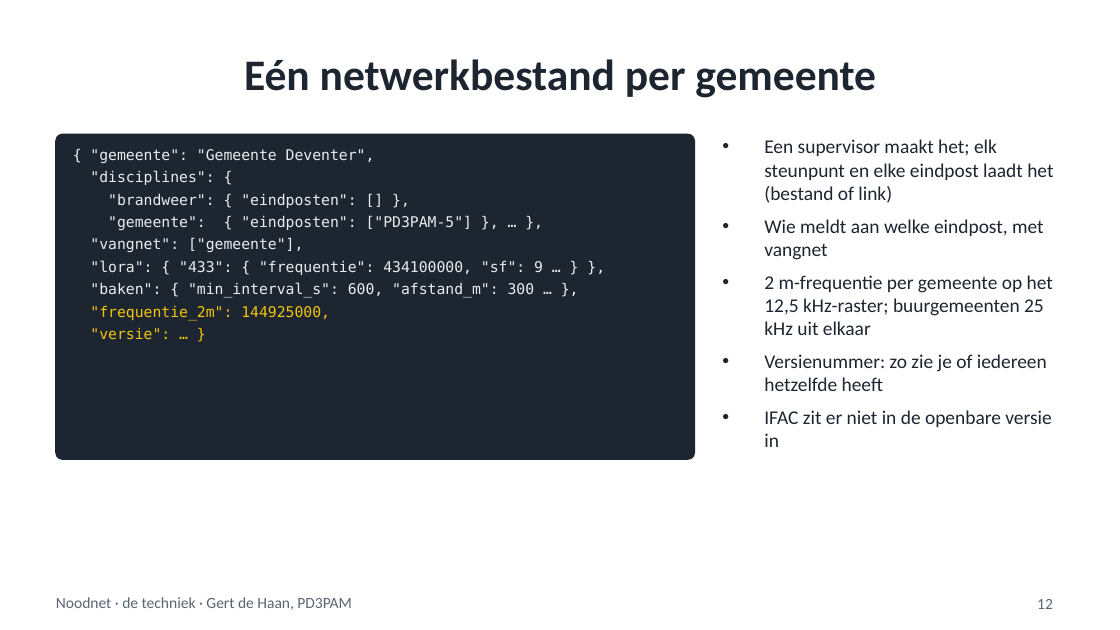
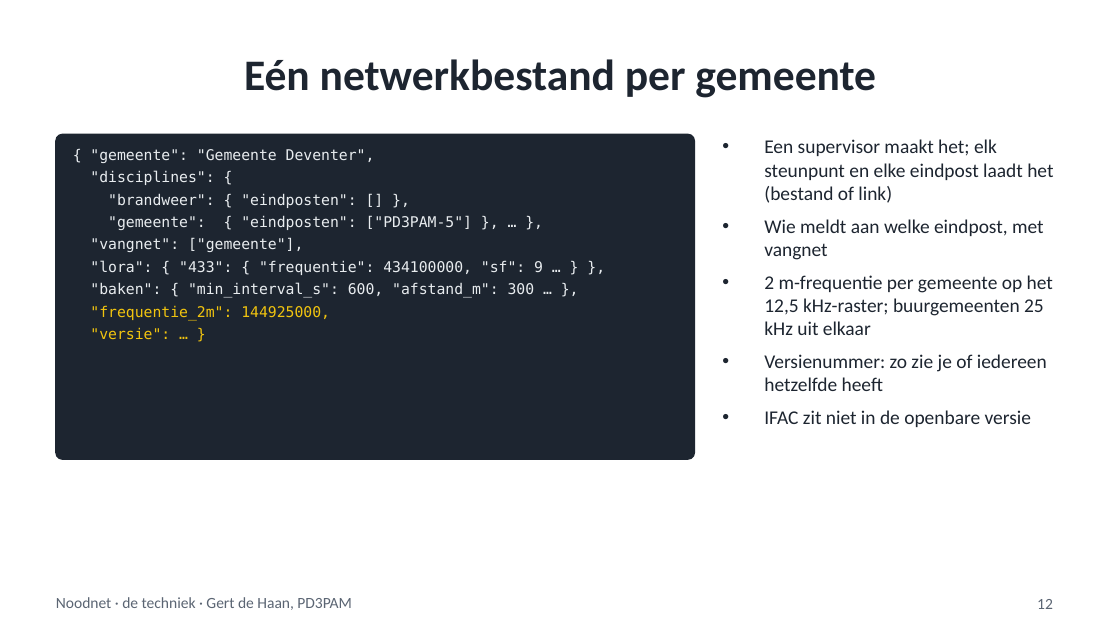
Before and after one commit to ieddev/noodnet, a slide deck: slide 12 of docs/presentatie/Noodnet-techniek.pptx. Drawn at 1120x630 pixels with LibreOffice and Linux fonts; fonts in the diff are those of the drawing. Boxes give left, top, right and bottom in pixels: in the first picture for what was removed or moved away, otherwise in the second. Text is boxed around its words. In the diff, an @@ line names an element or a change of style, - is before the commit and + after.

```diff
--- a/docs/presentatie/Noodnet-techniek.pptx
+++ b/docs/presentatie/Noodnet-techniek.pptx
@@ text at (764, 410, 1031, 427): text changed @@
-• IFAC zit er niet in de openbare versie in
+• IFAC zit niet in de openbare versie
```
Also in this commit, not shown: 2 other files.
